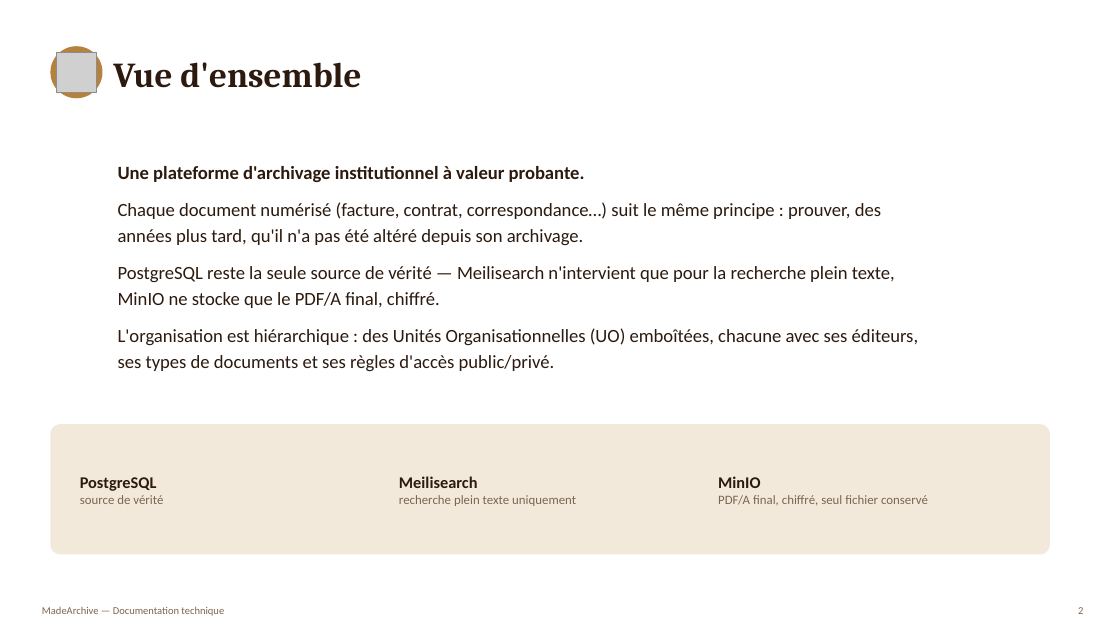
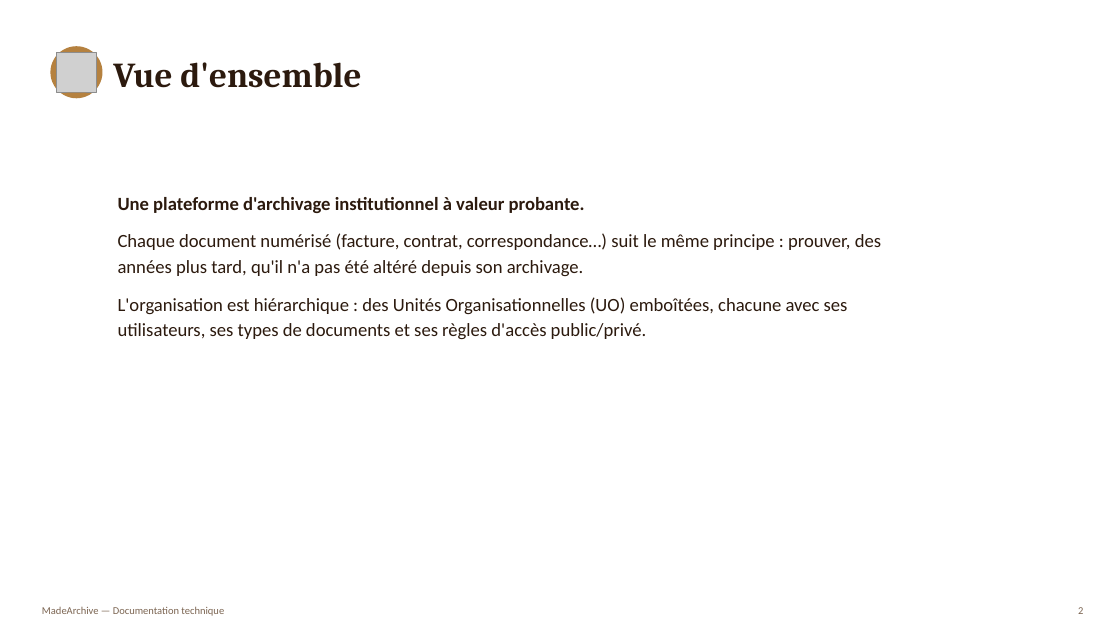
Before and after one commit to Lloyd-koutele/MadeArchive, a slide deck: slide 2 of docs/documentation-application.pptx. Drawn at 1120x630 pixels with LibreOffice and Linux fonts; fonts in the diff are those of the drawing; grey boxes stand for pictures. Boxes give left, top, right and bottom in pixels: in the first picture for what was removed or moved away, otherwise in the second. Text is boxed around its words. In the diff, an @@ line names an element or a change of style, - is before the commit and + after.

```diff
--- a/docs/documentation-application.pptx
+++ b/docs/documentation-application.pptx
@@ text at (118,297,848,339): text changed @@
-PostgreSQL reste la seule source de vérité — Meilisearch n'intervient que pour la recherche plein texte, MinIO ne stocke que le PDF/A final, chiffré.
-L'organisation est hiérarchique : des Unités Organisationnelles (UO) emboîtées, chacune avec ses éditeurs, ses types de documents et ses règles d'accès public/privé.
+L'organisation est hiérarchique : des Unités Organisationnelles (UO) emboîtées, chacune avec ses utilisateurs, ses types de documents et ses règles d'accès public/privé.
@@ rounded rectangle removed at (50,424,1050,555) @@
@@ text removed at (80,477,163,504) @@
-PostgreSQL
-source de vérité
@@ text removed at (399,476,576,506) @@
-Meilisearch
-recherche plein texte uniquement
@@ text removed at (718,476,928,506) @@
-MinIO
-PDF/A final, chiffré, seul fichier conservé
```
Also in this commit, not shown: 29 other slides changed, 8 slides removed, 15 other files.
